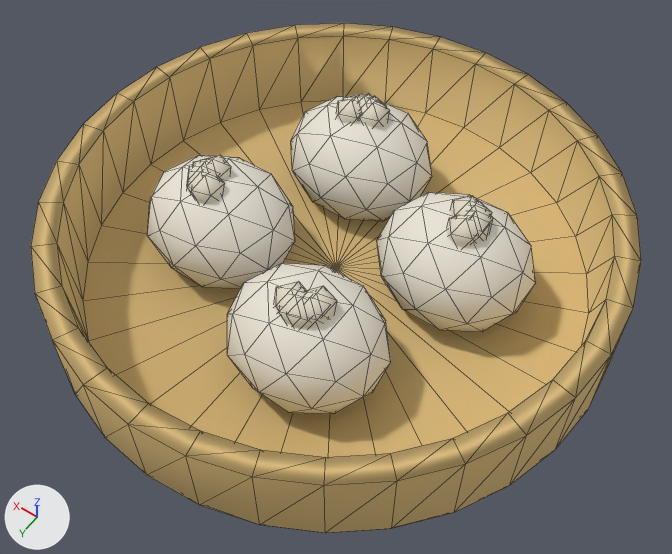
The glTF model game/assets/models/item_dish_dumplings.glb: old version first, new version second.
One viewpoint serves both versions: a 50 mm lens placed at (-0.146, 0.205, 0.328), pointed at (-0.007, 0.01, 0.021). The lights are fixed; the arrows at lower left show +X, +Y and +Z. The older version comes first. Mesh edges are drawn as thin lines.

Script lines for the objects in view, before the commit:
```python
me_item_dish_dumplings_main = bpy.data.meshes.new('item_dish_dumplings_main')
me_item_dish_dumplings_main.from_pydata(...)  # 570 vertices, 1040 faces; spans x -0.12..0.12, y -0.12..0.12, z 0.0..0.062
me_item_dish_dumplings_main.materials.append(mat_item_dish_dumplings_main)
ob_item_dish_dumplings_main = bpy.data.objects.new('item_dish_dumplings_main', me_item_dish_dumplings_main)
ob_item_dish_dumplings_main.location = (0.0, 0.0, 0.0)
```
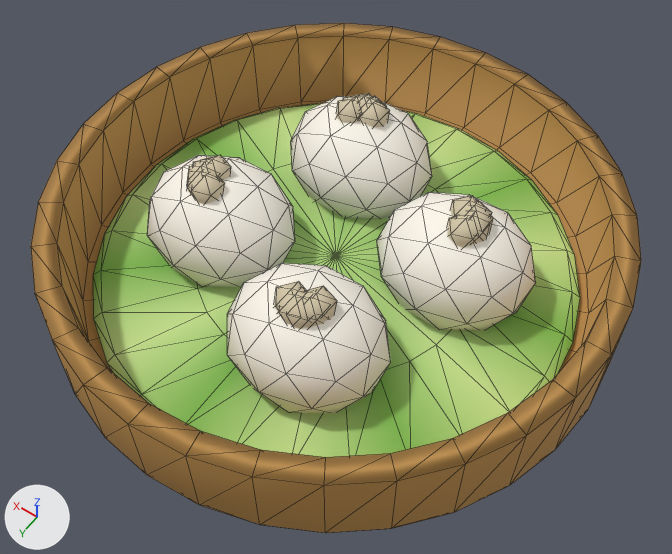
Location of each change, [x1, y1, x2, y2] in pixels of the pictures (672 x 554 px):
part 1 of me_item_dish_dumplings_main, added (green): after [93, 103, 580, 457]
part 2 of me_item_dish_dumplings_main, recoloured: [31, 23, 641, 533] in both

What changed in the scene script:
```text
Change me_item_dish_dumplings_main:
    used by ob_item_dish_dumplings_main; location = (0.0, 0.0, 0.0)
    remove me_item_dish_dumplings_main.from_pydata(...)  # 570 vertices, 1040 faces; spans x -0.12..0.12, y -0.12..0.12, z 0.0..0.062
    add me_item_dish_dumplings_main.from_pydata(...)  # 655 vertices, 1180 faces; spans x -0.12..0.12, y -0.12..0.12, z 0.0..0.062
    me_item_dish_dumplings_main part 1: a new loose piece of 85 vertices spanning x -0.104..0.104, y -0.104..0.104, z 0.014..0.02, in mat_item_dish_dumplings_main
    me_item_dish_dumplings_main part 2: 1040 kept faces spanning x -0.12..0.12, y -0.12..0.12, z 0.0..0.062 get new vertex colours
```
